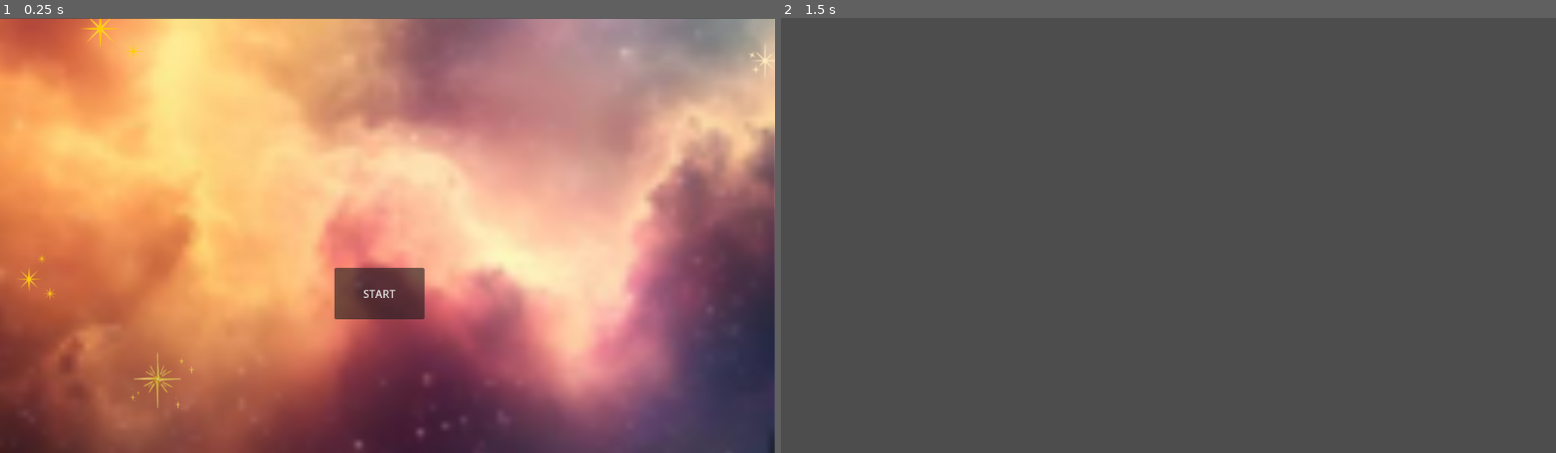
Above: before the commit, frames 1-2 (left to right).
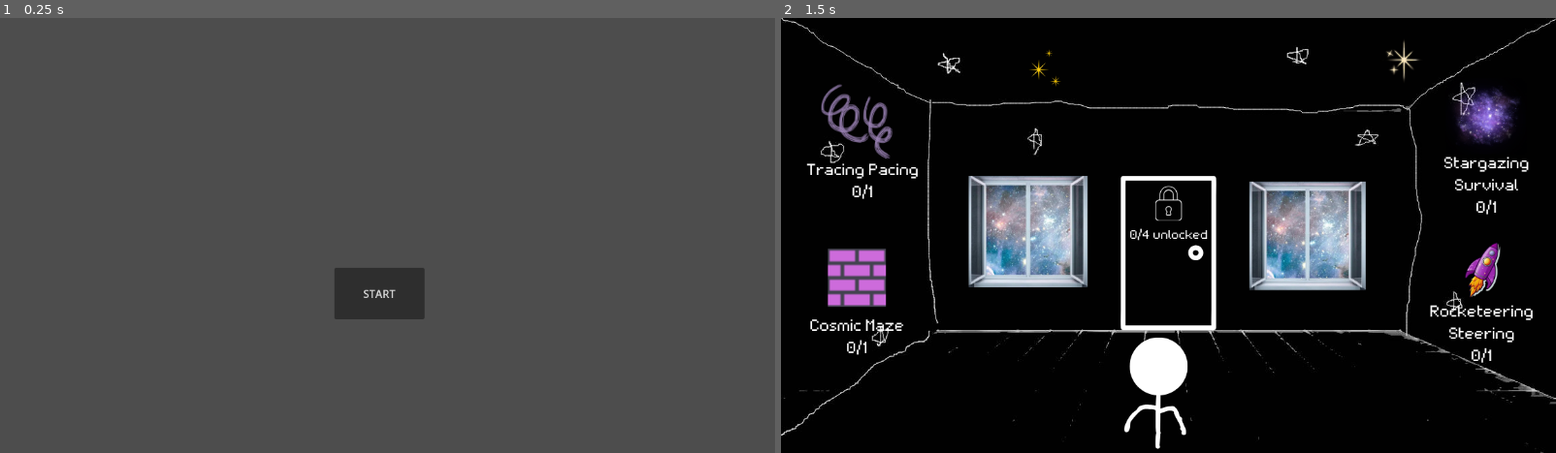
Above: after the commit, the same moments.

Repository: gamerwaves/moonshot
Game: Godot game, scene res://scenes/menu.tscn
Same seed, same stepped clock (60 frames per second), same inputs: the game is played once before the commit and once after it.
Inputs (mouse positions are in pixels of both pictures, inside the frame that each line leads up to):
- Up to frame 1 (0.25 s): no input
- Up to frame 2 (1.5 s): click "START" at 0.5 s; tap Enter at 1.25 s; move the mouse to (1339, 213) at 1.27 s; click (1339, 213) at 1.42 s

The runs differ from the first frame. In frame 1, 96% of the frame differs, in the area x 0-100%, y 0-100%; in frame 2, 98%.

Commit message:
Stargazing level added

Diff:
--- a/moonshot/scenes/main.tscn
+++ b/moonshot/scenes/main.tscn
@@ -1,3 +1,10 @@
-[gd_scene load_steps=0 format=3 uid="uid://dn16vahtt5ng5"]
+[gd_scene load_steps=2 format=3 uid="uid://dn16vahtt5ng5"]
+
+[ext_resource type="Texture2D" uid="uid://ddioiq7jfnwfa" path="res://resources/Second Frame.png" id="1_o5qli"]
 
 [node name="Node2D" type="Node2D"]
+
+[node name="TextureRect" type="TextureRect" parent="."]
+offset_right = 40.0
+offset_bottom = 40.0
+texture = ExtResource("1_o5qli")
--- a/moonshot/scenes/menu.tscn
+++ b/moonshot/scenes/menu.tscn
@@ -13,6 +13,7 @@
 script = ExtResource("1_vjb58")
 
 [node name="Sprite2D" type="Sprite2D" parent="."]
+visible = false
 position = Vector2(575.49994, 324.49997)
 scale = Vector2(1.000868, 0.9984568)
 texture = ExtResource("2_mhnvy")
Binary file added: moonshot/resources/Second Frame.png
Not shown, added: moonshot/resources/Second Frame.png.import
